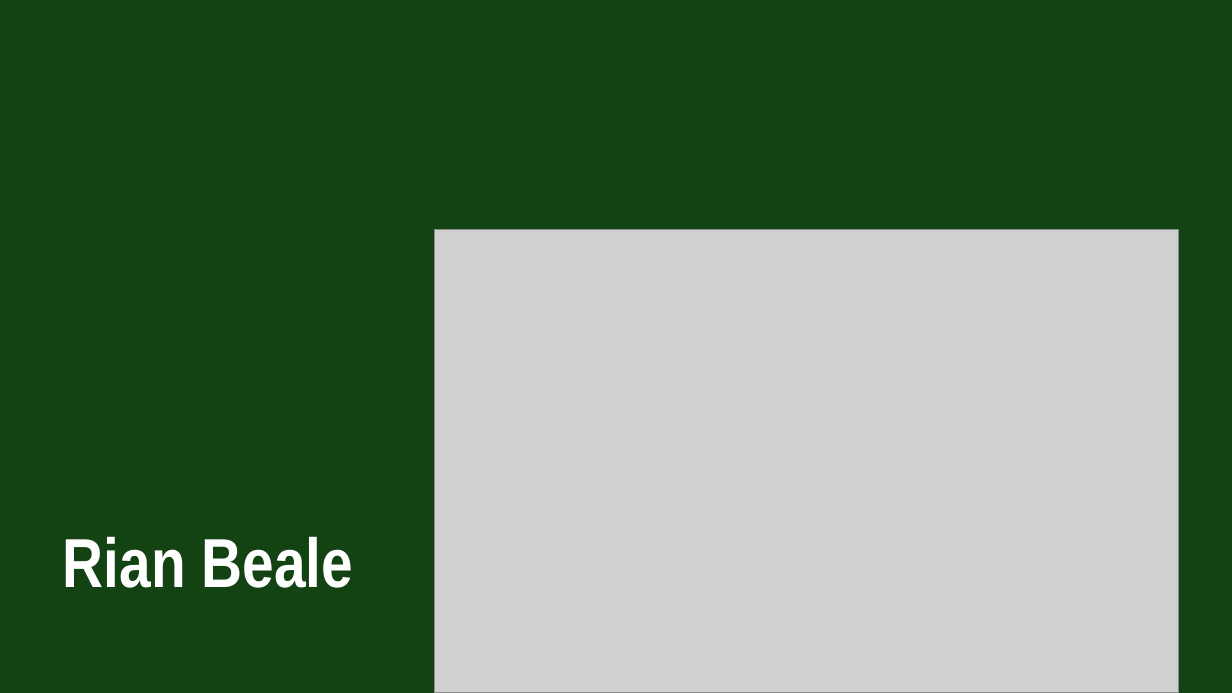
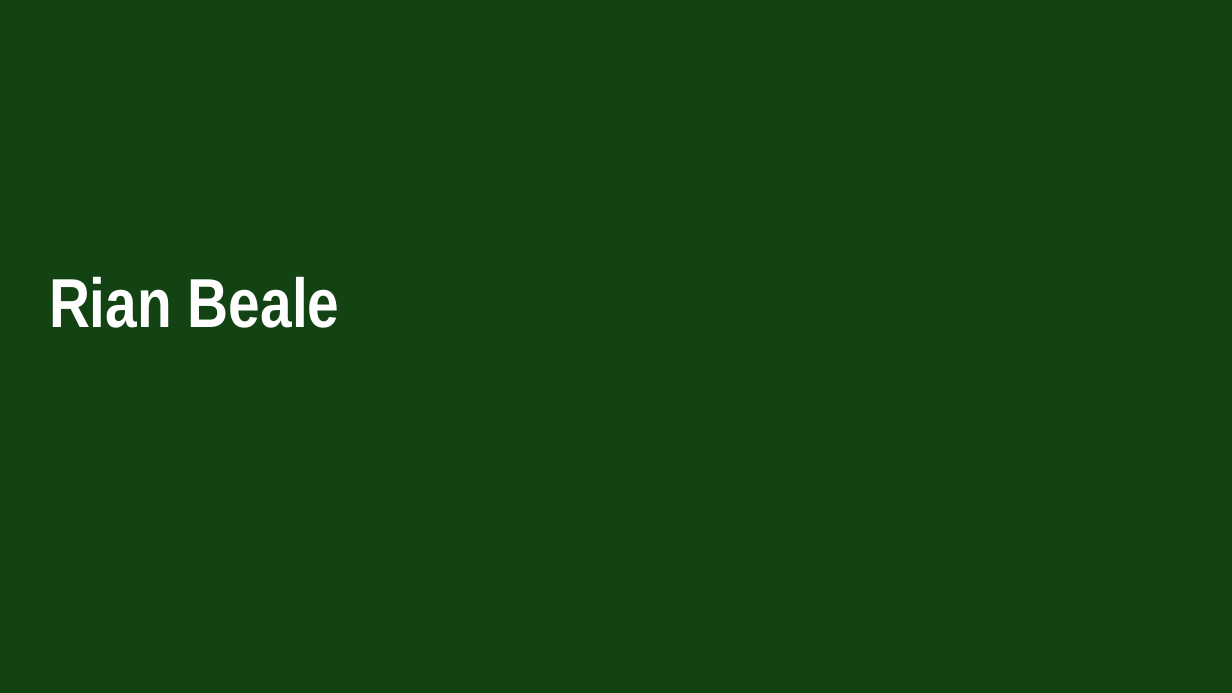
Before and after one commit to helloheatherw/christmas-hack, a slide deck: slide 1 of RianBeale.pptx. Drawn at 1232x693 pixels with LibreOffice and Linux fonts; fonts in the diff are those of the drawing; grey boxes stand for pictures; background and template pictures are left out. Boxes give left, top, right and bottom in pixels: in the first picture for what was removed or moved away, otherwise in the second. Text is boxed around its words. In the diff, an @@ line names an element or a change of style, - is before the commit and + after.

Commit message:
Updated ppt slide

```diff
--- a/RianBeale.pptx
+++ b/RianBeale.pptx
@@ picture removed at (x1=435, y1=230, x2=1179, y2=693) @@
@@ text "Rian Beale" moved from (x1=63, y1=536, x2=354, y2=588) to (x1=49, y1=276, x2=340, y2=328) @@
```
Also in this commit, not shown: 1 other file.
